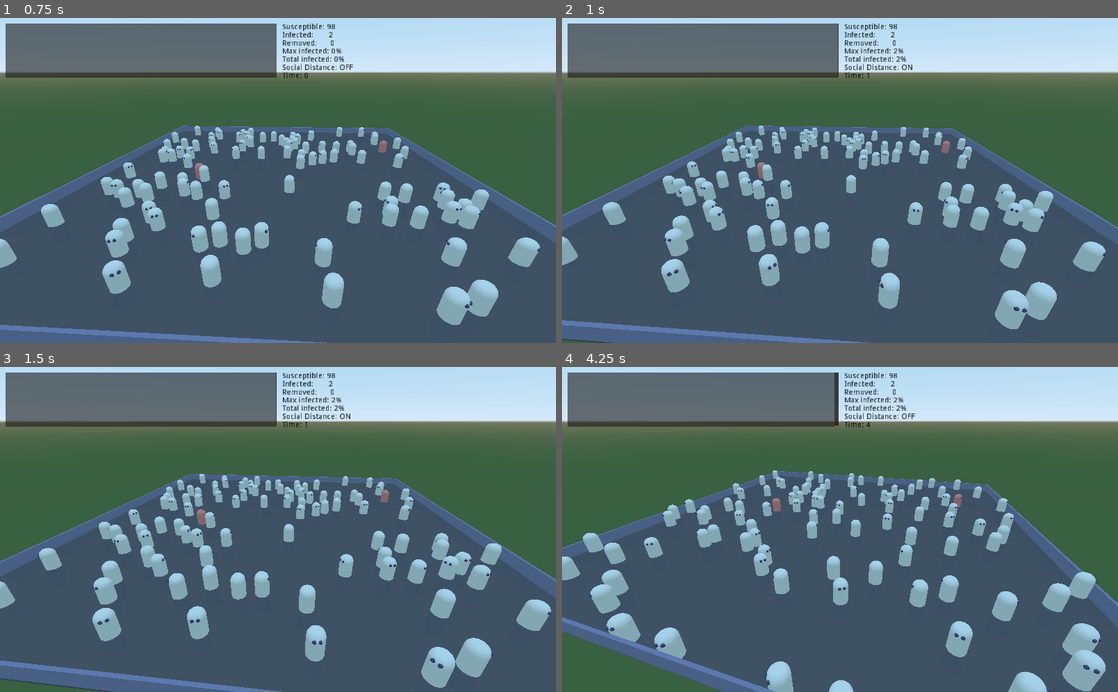
Above: before the commit, frames 1-4 (two rows, left to right).
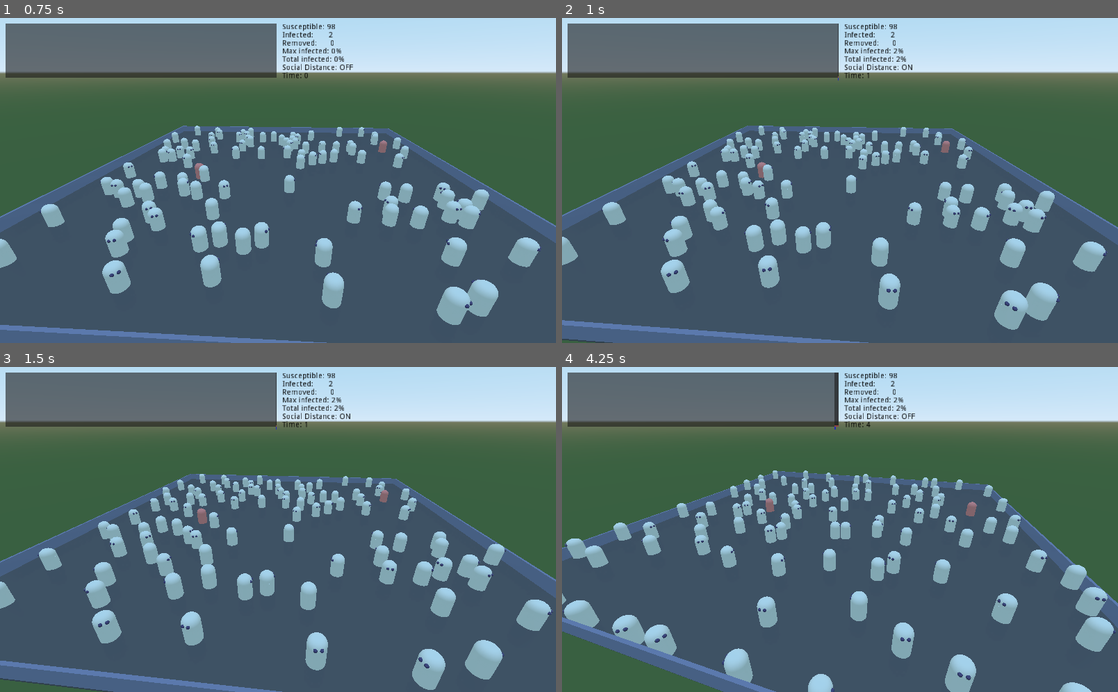
Above: after the commit, the same moments.

Repository: JontePonte/Hattifnatter
Game: Godot game, scene res://Main.tscn
Same seed, same stepped clock (60 frames per second), same inputs: the game is played once before the commit and once after it.
Inputs:
- Up to frame 1 (0.75 s): no input
- Up to frame 2 (1 s): tap Space (ui_select) at 0.77 s
- Up to frame 3 (1.5 s): no input
- Up to frame 4 (4.25 s): tap Space (ui_select) at 1.52, 3.02, 3.77 s

Frame 1 is identical in both runs. In frame 2, 1.0% of the frame differs, in the area x 17-90%, y 18-96%; in frame 3, 5.8%; in frame 4, 16%, in the area x 0-100%, y 18-100%.

Commit message:
Added bar for Social Distance in the graph

Diff:
--- a/GlobalVars.gd
+++ b/GlobalVars.gd
@@ -16,7 +16,7 @@
 var inf_spread_size = 15
 
 var is_social_distance = false
-var social_distance_strength = 1
+var social_distance_strength = 3
 
 # World variabels
 var floor_size_x = 80
@@ -39,6 +39,7 @@
 var color_graph_sus = Color(0.1,  0.1,  0.1, 0.6)
 var color_graph_inf = Color(0.8,  0.3,  0.3, 0.6)
 var color_graph_rem = Color(0.3,  0.3,  0.8, 0.6)
+var color_graph_sd =  Color(0,    0,    1,   0.6)
 
 # Variables for the different hattifnatt states
 var hatt_sus = hatt_total
--- a/graph/Column.gd
+++ b/graph/Column.gd
@@ -9,11 +9,13 @@
 # Variables for diagram size and pos
 var column_width = GlobalVars.graph_column_width
 var graph_height = GlobalVars.graph_height
+var soc_dist_height = graph_height * 0.05
 
 # Column colors
 var color_S = GlobalVars.color_graph_sus
 var color_I = GlobalVars.color_graph_inf
 var color_R = GlobalVars.color_graph_rem
+var color_SD = GlobalVars.color_graph_sd
 
 # The number of seconds the column has been visable
 var visable_counter = 0
@@ -35,10 +37,16 @@
 var rR_x2 = column_width
 var rR_y2 = float(r)/n*graph_height
 
+var rSD_x1 = rI_x1
+var rSD_y1 = rI_y1+i
+var rSD_x2 = rI_x2
+var rSD_y2 = soc_dist_height
+
 # Create rectangels for the column
 var rect_S = Rect2(Vector2(rS_x1, rS_y1), Vector2(rS_x2, rS_y2))
 var rect_I = Rect2(Vector2(rI_x1, rI_y1), Vector2(rI_x2, rI_y2))
 var rect_R = Rect2(Vector2(rR_x1, rR_y1), Vector2(rR_x2, rR_y2))
+var rect_SD = Rect2(Vector2(rSD_x1, rSD_y1), Vector2(rSD_x2, rSD_y2))
 
 
 func _ready():
@@ -48,5 +56,7 @@
 	draw_rect(rect_S, color_S)
 	draw_rect(rect_I, color_I)
 	draw_rect(rect_R, color_R)
+	if GlobalVars.is_social_distance:
+		draw_rect(rect_SD, color_SD)
 #func _process(delta):
 #	pass
